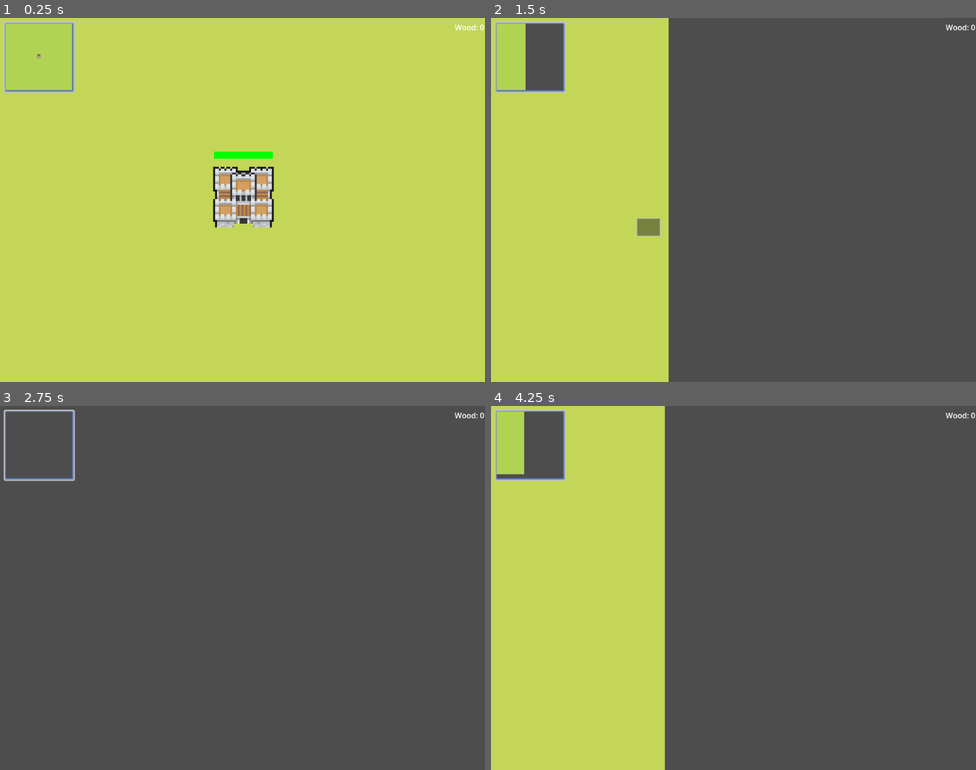
Above: before the commit, frames 1-4 (two rows, left to right).
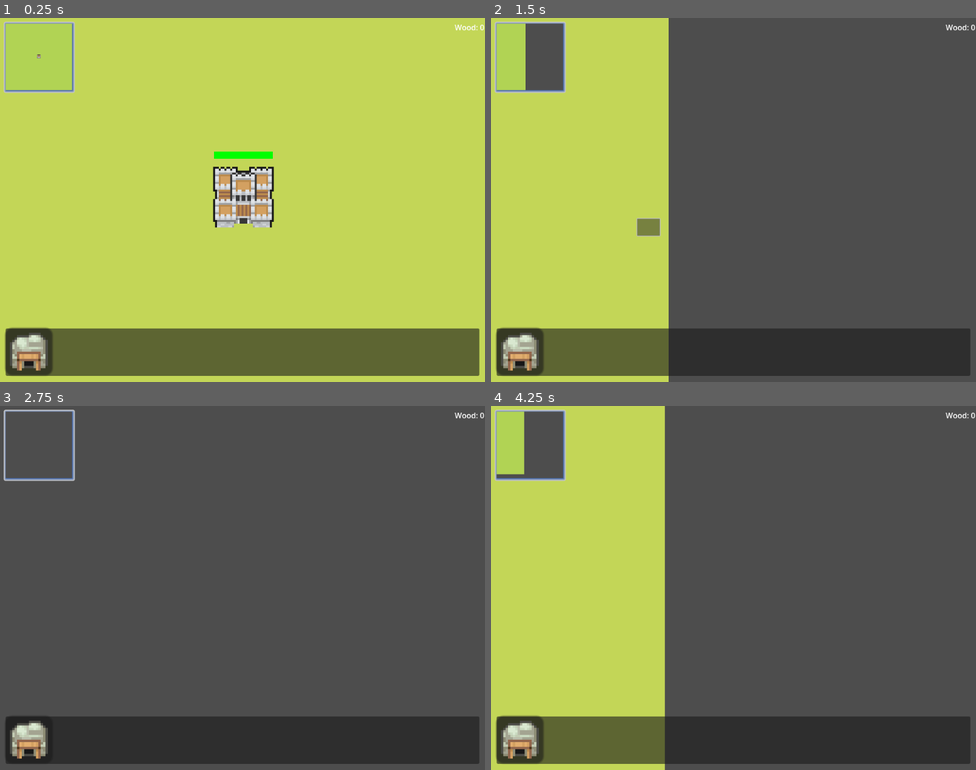
Above: after the commit, the same moments.

Repository: MSchablinger/CastleIO
Game: Godot game, scene res://world.tscn
Two runs of this game, one before a commit and one after it. Both use one fixed random seed, a clock stepped at 60 frames per second and the inputs below.
Inputs (mouse positions are in pixels of both pictures, inside the frame that each line leads up to):
- Up to frame 1 (0.25 s): no input
- Up to frame 2 (1.5 s): tap Enter at 0.5 s; move the mouse to (840, 181) at 0.52 s; press the mouse at (840, 181) at 0.53 s; hold Right (ui_right) 0.53-1.25 s; release the mouse at (840, 181) at 1.25 s; drag from (636, 218) to (709, 272) at 1.27 s
- Up to frame 3 (2.75 s): move the mouse to (291, 507) at 2.02 s; hold Right (ui_right) from 2.03 s (still down); tap Mouse wheel down (WheelDown) at 2.1 s
- Up to frame 4 (4.25 s): release Right (ui_right) at 2.75 s; tap Space at 2.75 s; drag from (709, 660) to (588, 533) at 2.77 s; move the mouse to (879, 642) at 3.52 s; press the mouse at (879, 642) at 3.53 s; hold Left (ui_left) from 3.53 s (still down)

The runs differ from the first frame. In frame 1, 13% of the frame differs, in the area x 0-99%, y 85-99%; in frame 2, 13%; in frame 3, 13%; in frame 4, 13%.

Commit message:
Started implementing ui

Diff:
--- /dev/null
+++ b/UI/building_panels/gold_mine_panel.tscn
@@ -0,0 +1,18 @@
+[gd_scene load_steps=3 format=3 uid="uid://ikh1kpduawp1"]
+
+[ext_resource type="Script" path="res://gold_mine_panel.gd" id="1_gcp3h"]
+[ext_resource type="Texture2D" uid="uid://c8a2xk58qhk5i" path="res://images/MiniWorldSprites/Buildings/Wood/CaveV2.png" id="2_3wtf7"]
+
+[node name="GoldMinePanel" type="Panel"]
+custom_minimum_size = Vector2(20, 20)
+offset_right = 20.0
+offset_bottom = 20.0
+script = ExtResource("1_gcp3h")
+
+[node name="Sprite2D" type="Sprite2D" parent="."]
+position = Vector2(10, 10)
+texture = ExtResource("2_3wtf7")
+hframes = 3
+vframes = 2
+
+[connection signal="gui_input" from="." to="." method="_on_gui_input"]
--- a/UI/ui.tscn
+++ b/UI/ui.tscn
@@ -1,7 +1,8 @@
-[gd_scene load_steps=4 format=3 uid="uid://bg2ohhatacu6c"]
+[gd_scene load_steps=5 format=3 uid="uid://bg2ohhatacu6c"]
 
 [ext_resource type="Script" path="res://UI/ui.gd" id="1_skct8"]
 [ext_resource type="PackedScene" uid="uid://bte3hplcb7bjd" path="res://UI/mini_map.tscn" id="2_oubbu"]
+[ext_resource type="PackedScene" uid="uid://ikh1kpduawp1" path="res://UI/building_panels/gold_mine_panel.tscn" id="3_hn32u"]
 
 [sub_resource type="StyleBoxFlat" id="StyleBoxFlat_pjiyy"]
 bg_color = Color(0.156863, 0.156863, 0.156863, 0.490196)
@@ -28,3 +29,26 @@
 offset_bottom = 31.0
 
 [node name="MiniMap" parent="." instance=ExtResource("2_oubbu")]
+
+[node name="Panel2" type="Panel" parent="."]
+anchors_preset = 12
+anchor_top = 1.0
+anchor_right = 1.0
+anchor_bottom = 1.0
+offset_left = 12.0
+offset_top = -113.0
+offset_right = -12.0
+offset_bottom = -13.0
+grow_horizontal = 2
+grow_vertical = 0
+
+[node name="HFlowContainer" type="HFlowContainer" parent="Panel2"]
+layout_mode = 0
+offset_left = -1.0
+offset_top = -1.0
+offset_right = 199.0
+offset_bottom = 19.0
+scale = Vector2(5, 5)
+
+[node name="GoldMinePanel" parent="Panel2/HFlowContainer" instance=ExtResource("3_hn32u")]
+layout_mode = 2
--- /dev/null
+++ b/gold_mine_panel.gd
@@ -0,0 +1,4 @@
+extends Panel
+
+func _on_gui_input(event: InputEvent) -> void:
+	pass # Replace with function body.
